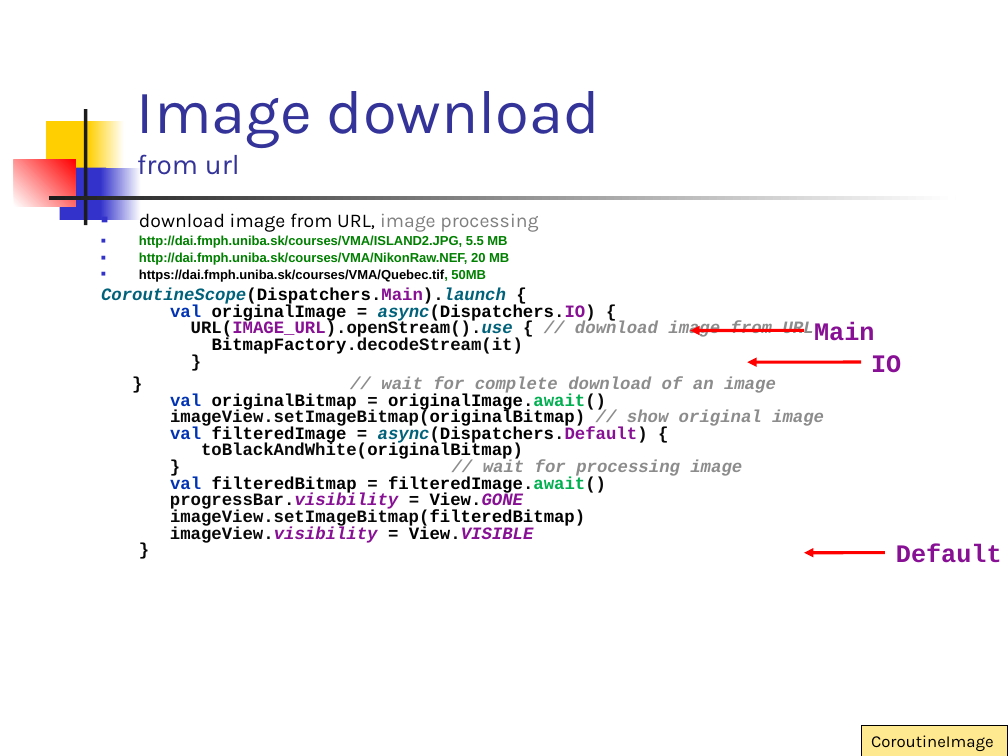
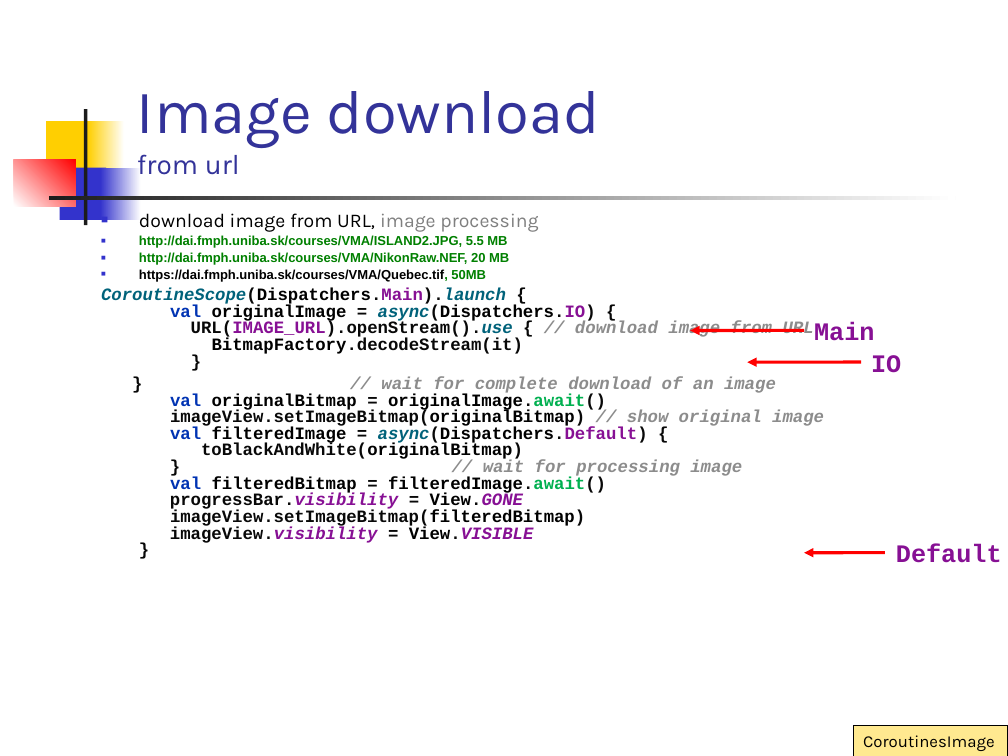
Before and after one commit to vmandro/Prednasky, a slide deck: slide 34 of 10/10_Android.ppt. Drawn at 1008x756 pixels with LibreOffice and Linux fonts; fonts in the diff are those of the drawing. Boxes give left, top, right and bottom in pixels: in the first picture for what was removed or moved away, otherwise in the second. Text is boxed around its words. In the diff, an @@ line names an element or a change of style, - is before the commit and + after.

```diff
--- a/10/10_Android.ppt
+++ b/10/10_Android.ppt
@@ rectangle "CoroutinesImage": place and size @@
-rectangle "CoroutinesImage" at [861, 726, 1008, 756]
+rectangle "CoroutinesImage" at [854, 726, 1008, 756]
@@ text in rectangle at [863, 735, 994, 751]: text changed @@
-CoroutineImage
+CoroutinesImage
```
Also in this commit, not shown: 10 other slides changed, 1 other file.
